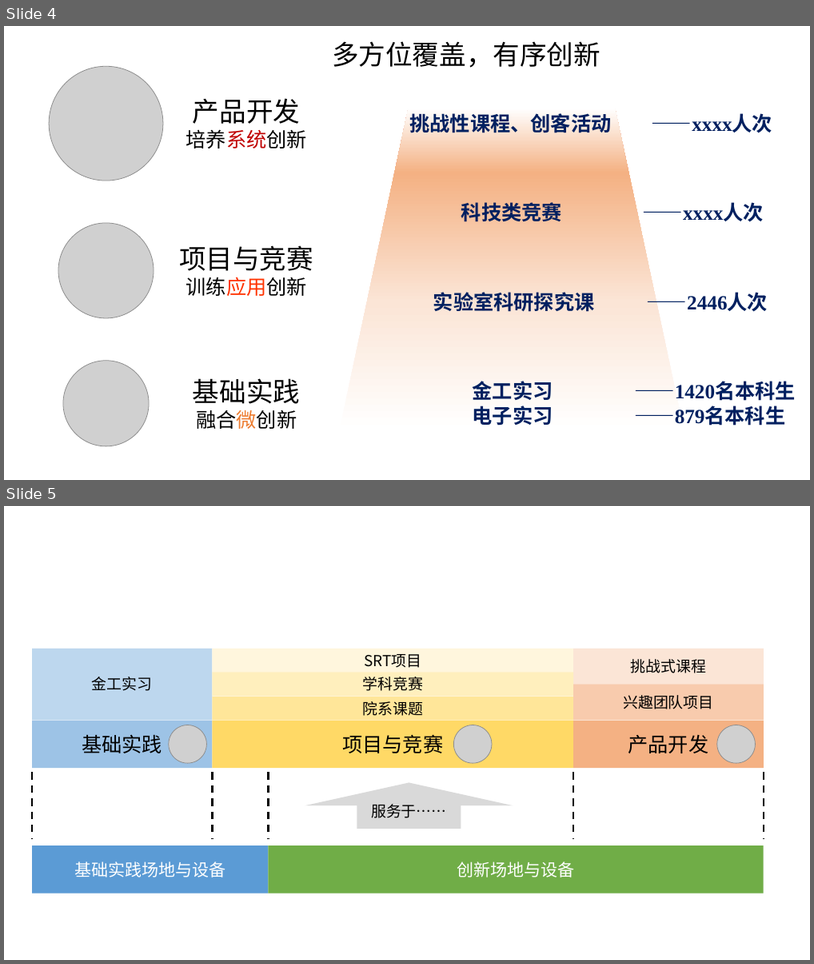
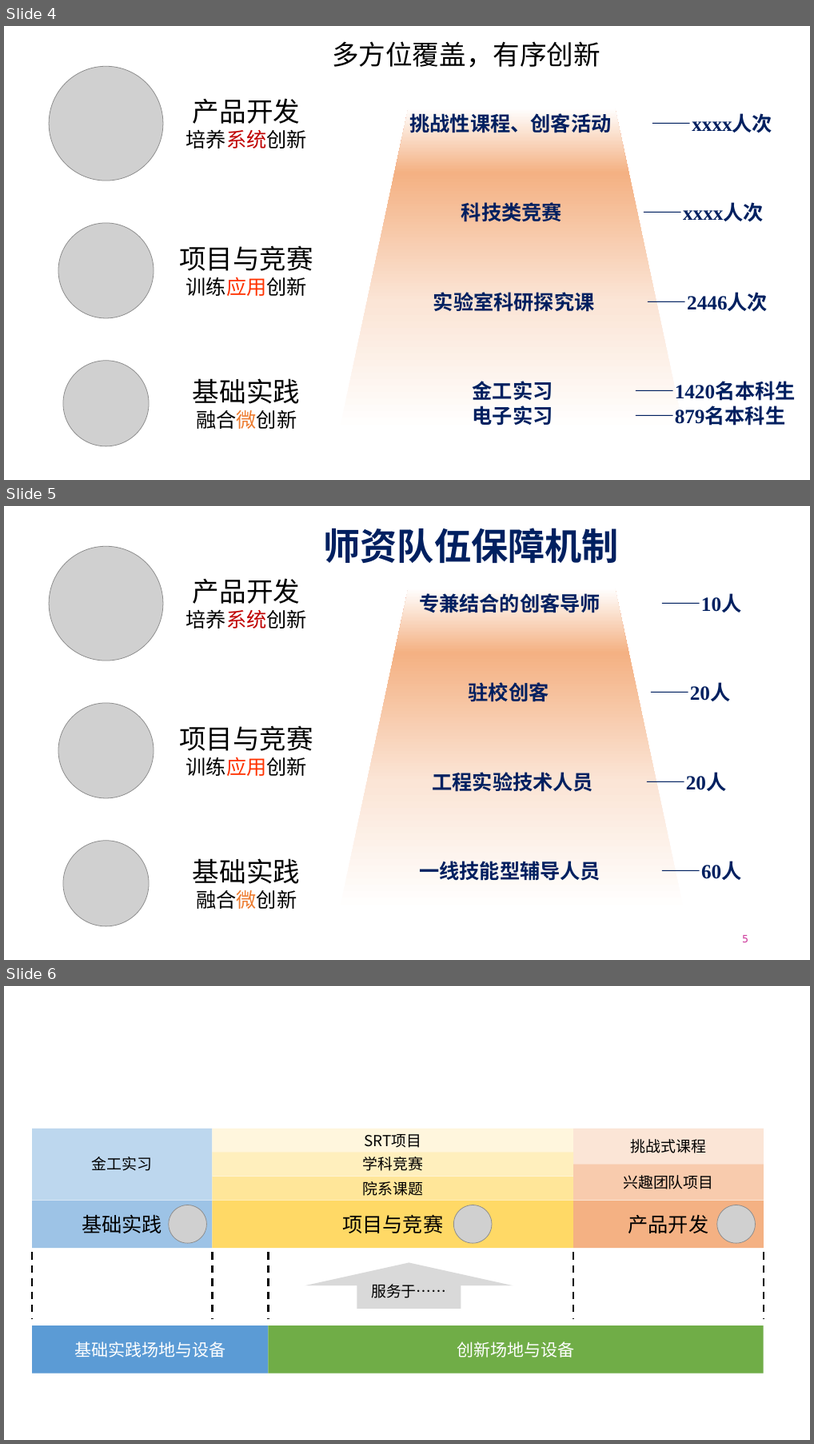
Before and after one commit to woodyme/i.center_my_workzone, a slide deck: 训练中心创客交叉融合空间建设/doc/训练中心制造信息化平台和创客空间建设项目规划-新思路补充.pptx. Shown one above the other, each under a label of ours: slides 4 and 5 before the commit, slides 4, 5 and 6 after it. The pictures are 814x964 and 814x1444 pixels, drawn with LibreOffice and Linux fonts; fonts in the diff are those of the drawing; grey boxes stand for pictures. Boxes give left, top, right and bottom in pixels: in the first picture for what was removed or moved away, otherwise in the second. Text is boxed around its words. In the diff, an @@ line names an element or a change of style, - is before the commit and + after.

```diff
--- a/训练中心创客交叉融合空间建设/doc/训练中心制造信息化平台和创客空间建设项目规划-新思路补充.pptx
+++ b/训练中心创客交叉融合空间建设/doc/训练中心制造信息化平台和创客空间建设项目规划-新思路补充.pptx
@@ slide 5 added at (4,506,810,960), background #FFFFFF @@
@@ title added at (324,528,620,564), 44 pt, text #002060, bold @@
+师资队伍保障机制
@@ picture added at (49,547,163,661) @@
@@ text added at (186,578,307,628), 24 pt, text #000000 @@
+产品开发
+培养系统创新
@@ flow chart manual operation added at (340,588,685,911), fill gradient #FFFFFF to #FBE5D6 to #F4B183 @@
@@ text added at (419,590,742,613), 24 pt, text #002060, bold @@
+专兼结合的创客导师 ——10人
@@ text added at (469,682,730,702), 24 pt, text #002060, bold @@
+驻校创客 ——20人
@@ picture added at (58,703,154,797) @@
@@ text added at (179,725,314,776), 24 pt, text #000000 @@
+项目与竞赛
+训练应用创新
@@ text added at (433,768,726,792), 24 pt, text #002060, bold @@
+工程实验技术人员 ——20人
@@ picture added at (63,840,149,927) @@
@@ text added at (193,858,300,908), 24 pt, text #000000 @@
+基础实践
+融合微创新
@@ text added at (419,860,742,880), 24 pt, text #002060, bold @@
+一线技能型辅导人员 ——60人
@@ page number added at (742,935,749,942), 12 pt, text #CC3399 @@
+5
@@ what was slide 5 is now slide 6 @@
```
Also in this commit, not shown: 2 other files.
